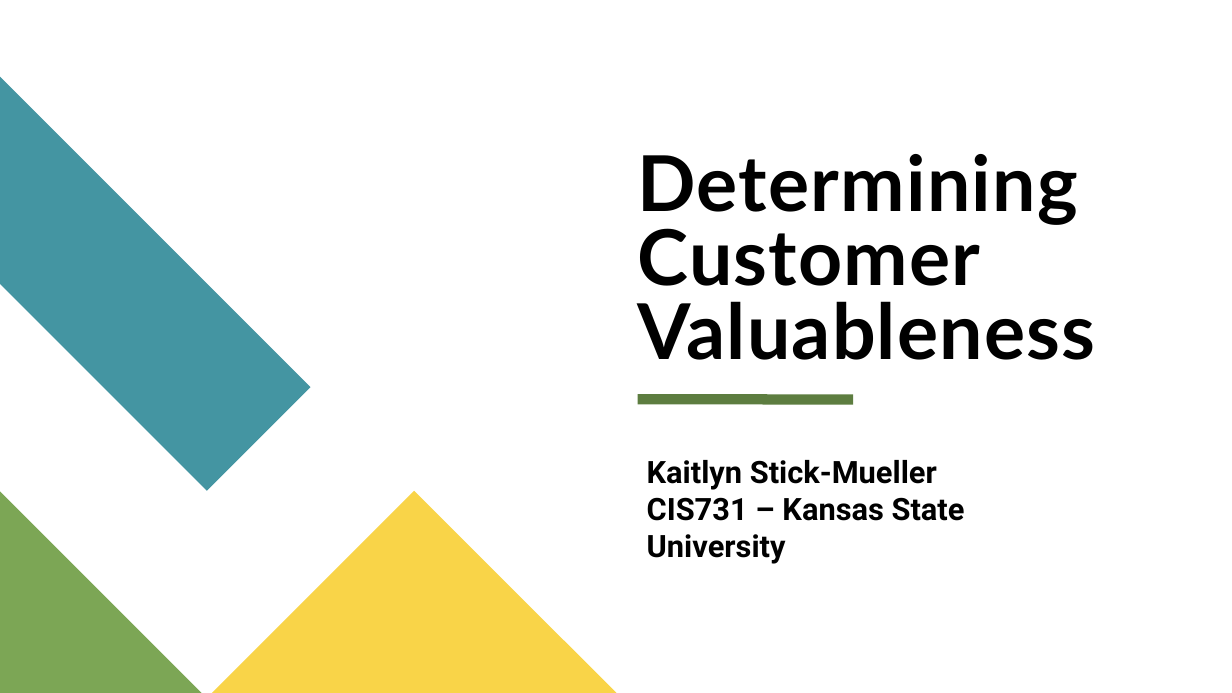
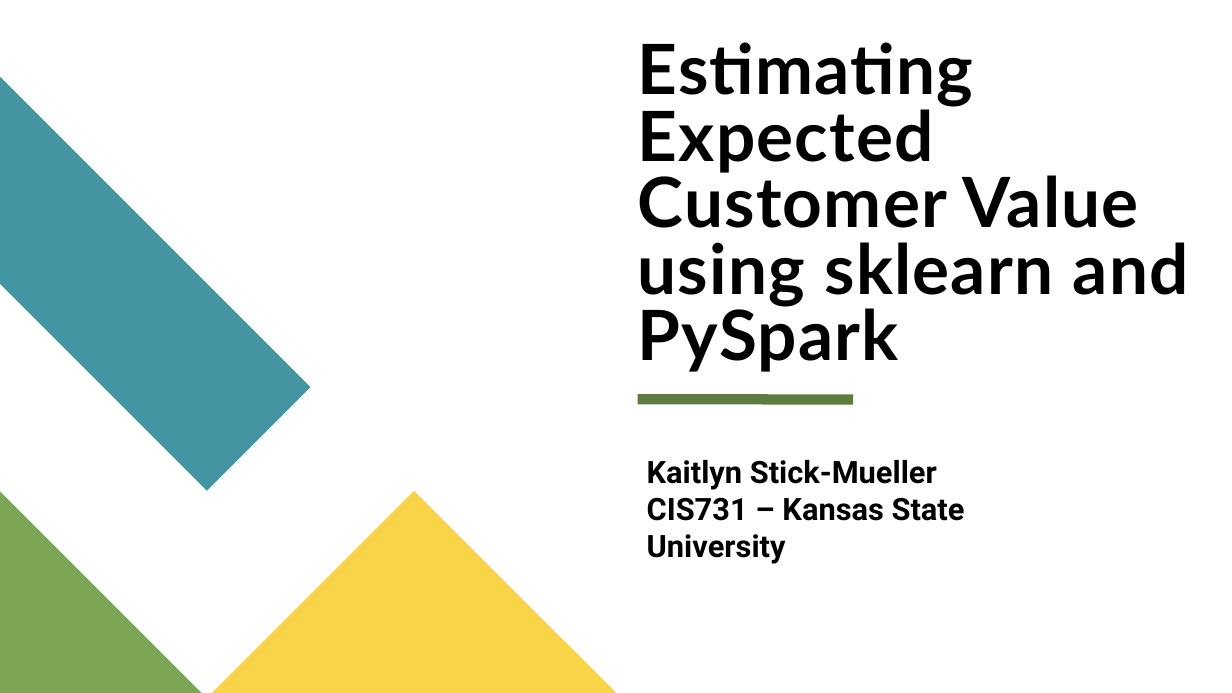
Before and after one commit to kstickmueller/CIS731-finalproject, a slide deck: slide 1 of Determing Customer Valuableness CIS731 Final Project.pptx. Drawn at 1232x693 pixels with LibreOffice and Linux fonts; fonts in the diff are those of the drawing. Boxes give left, top, right and bottom in pixels: in the first picture for what was removed or moved away, otherwise in the second. Text is boxed around its words. In the diff, an @@ line names an element or a change of style, - is before the commit and + after.

```diff
--- a/Determing Customer Valuableness CIS731 Final Project.pptx
+++ b/Determing Customer Valuableness CIS731 Final Project.pptx
@@ title at [638,42,1189,372]: text changed; size 60 to 54 pt @@
-Determining Customer Valuableness
+Estimating Expected Customer Value using sklearn and PySpark
```
Also in this commit, not shown: 9 other slides changed, 1 other file.
